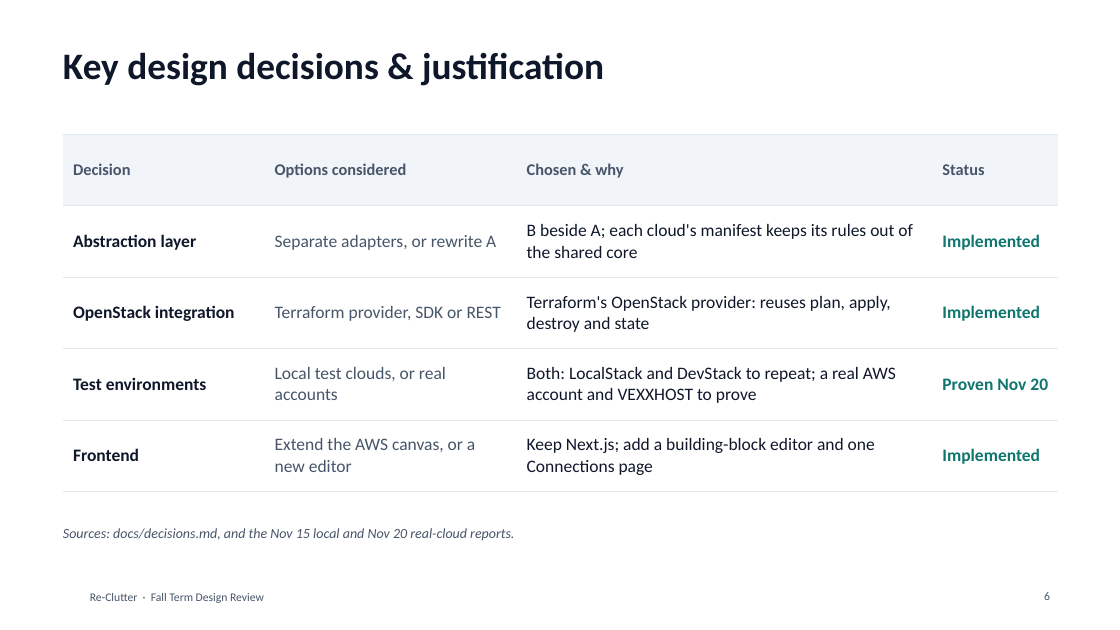
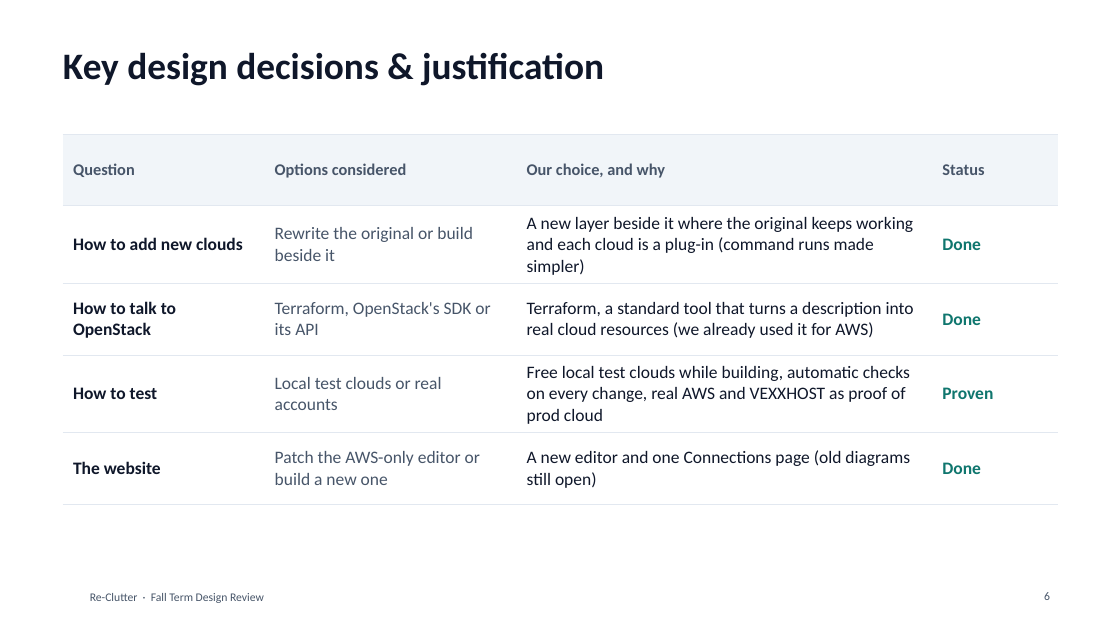
Before and after one commit to Alberta2514640/clutter, a slide deck: slide 6 of deliverables/Re-Clutter_Fall_Design_Review_Software.pptx. Drawn at 1120x630 pixels with LibreOffice and Linux fonts; fonts in the diff are those of the drawing; background and template pictures are left out. Boxes give left, top, right and bottom in pixels: in the first picture for what was removed or moved away, otherwise in the second. Text is boxed around its words. In the diff, an @@ line names an element or a change of style, - is before the commit and + after.

Commit message:
Make the design review deck accurate and plain for outside readers
Rebuild the fall design review deck after a fact check against the
real-cloud, local and test-plan reports: correct overstated claims,
add what is not proven yet, explain cloud terms at first use, state the
current asks (AWS organization permissions with the sponsor), and add a
clearer problem statement.

```diff
--- a/deliverables/Re-Clutter_Fall_Design_Review_Software.pptx
+++ b/deliverables/Re-Clutter_Fall_Design_Review_Software.pptx
@@ table at (63,134,1059,502) @@
-row 1, column 1: Decision
+row 1, column 1: Question
-row 1, column 3: Chosen & why
+row 1, column 3: Our choice, and why
-row 2: Abstraction layer | Separate adapters, or rewrite A | B beside A; each cloud's manifest keeps its rules out of the shared core | Implemented
+row 2: How to add new clouds | Rewrite the original or build beside it | A new layer beside it where the original keeps working and each cloud is a plug-in (command runs made simpler) | Done
-row 3: OpenStack integration | Terraform provider, SDK or REST | Terraform's OpenStack provider: reuses plan, apply, destroy and state | Implemented
+row 3: How to talk to OpenStack | Terraform, OpenStack's SDK or its API | Terraform, a standard tool that turns a description into real cloud resources (we already used it for AWS) | Done
-row 4: Test environments | Local test clouds, or real accounts | Both: LocalStack and DevStack to repeat; a real AWS account and VEXXHOST to prove | Proven Nov 20
+row 4: How to test | Local test clouds or real accounts | Free local test clouds while building, automatic checks on every change, real AWS and VEXXHOST as proof of prod cloud | Proven
-row 5: Frontend | Extend the AWS canvas, or a new editor | Keep Next.js; add a building-block editor and one Connections page | Implemented
+row 5: The website | Patch the AWS-only editor or build a new one | A new editor and one Connections page (old diagrams still open) | Done
@@ text removed at (63,528,514,541) @@
-Sources: docs/decisions.md, and the Nov 15 local and Nov 20 real-cloud reports.
```
Also in this commit, not shown: 18 other slides changed, 2 slides added, 2 slides removed.
